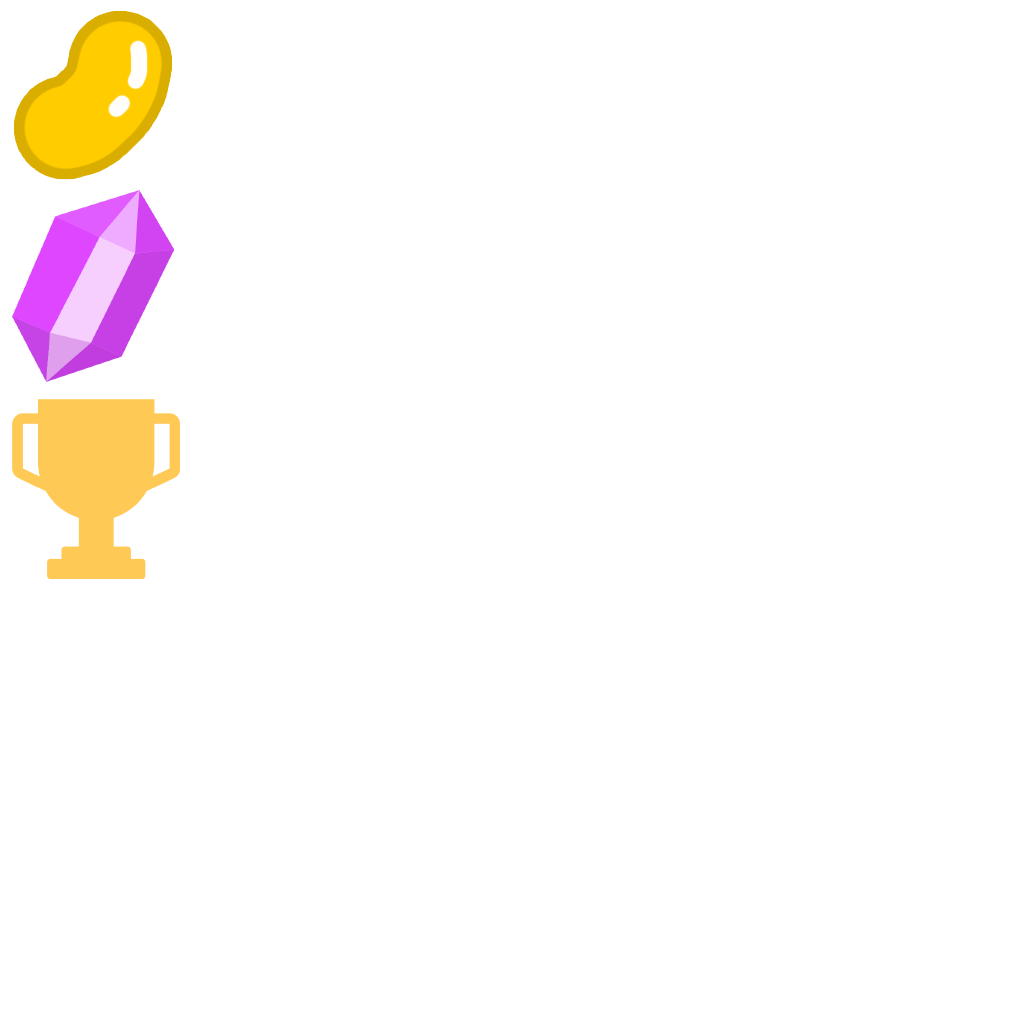
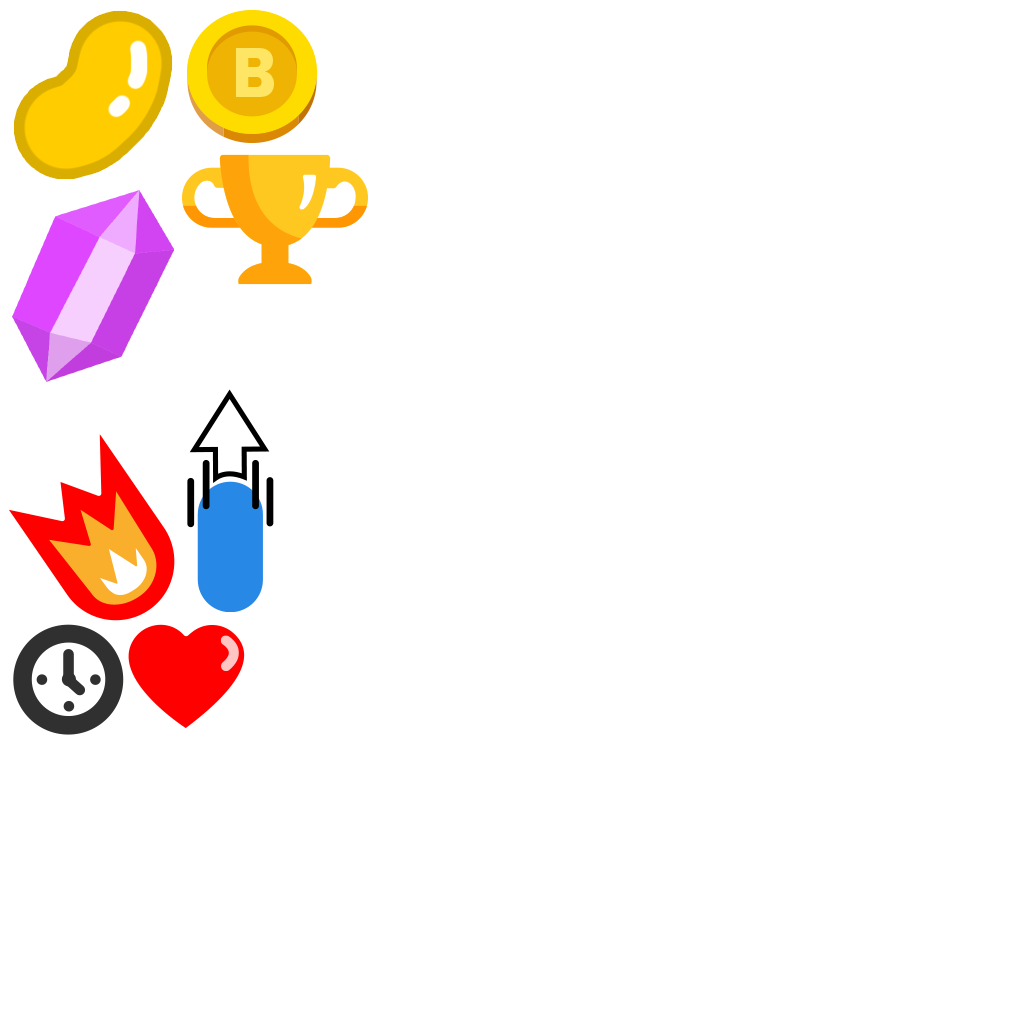
Before/after of a 1024×1024 layered artwork. What changed in the layer stack:
added layer "Layer 5" above "Layer 4" over left=182, top=154, right=368, bottom=285
added layer "Layer 4" above "Layer 7" over left=187, top=10, right=317, bottom=143
renamed "Layer 3" to "Layer 7", painted on it over left=9, top=389, right=274, bottom=735
